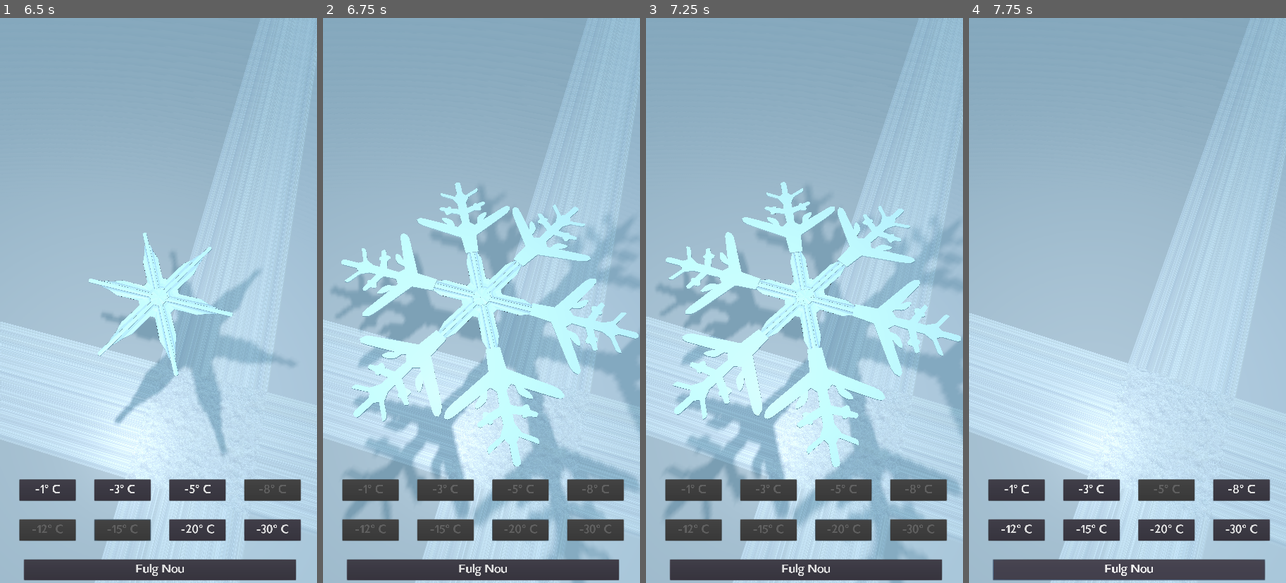
Above: before the commit, frames 1-4 (left to right).
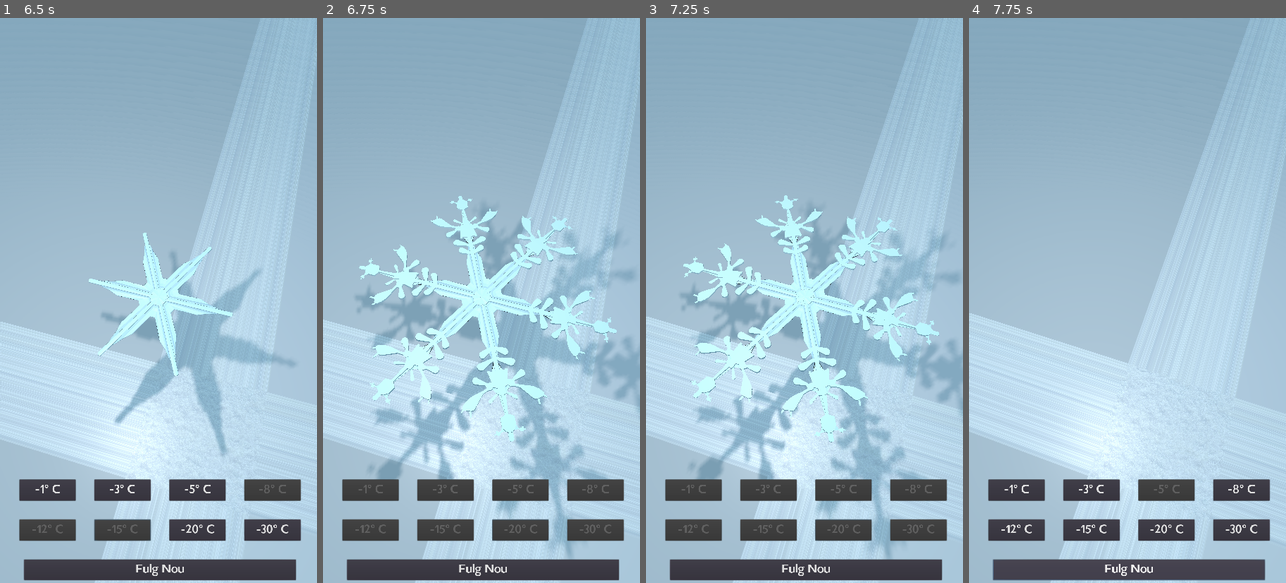
Above: after the commit, the same moments.

Repository: szabotudor/snowflake
Game: Godot game, scene res://Scenes/Control.tscn
The game is run twice, just before and just after one commit, with the same random seed, the same clock (stepped at 60 frames per second) and the same inputs.
Inputs:
- Up to frame 1 (6.5 s): click "-1° C" at 0.5 s; click "-3° C" at 1.25 s; click "Fulg Nou" at 2 s; click "-8° C" at 2.75 s; click "-12° C" at 3.5 s; click "-5° C" at 4.25 s; click "Fulg Nou" at 5 s; click "-15° C" at 5.75 s
- Up to frame 2 (6.75 s): click "-20° C" at 6.5 s
- Up to frame 3 (7.25 s): no input
- Up to frame 4 (7.75 s): click "Fulg Nou" at 7.25 s

Frame 1 is identical in both runs. In frame 2, 14% of the frame differs, in the area x 2-100%, y 29-100%; in frame 3, 13%; in frame 4, nothing differs.

Commit message:
Schimbat modelul si scena importata ramura -20 C

Diff:
--- a/Modele/import/ramura-1-20.tscn
+++ b/Modele/import/ramura-1-20.tscn
@@ -12,6 +12,6 @@
 script = ExtResource( 2 )
 
 [node name="MeshInstance" type="MeshInstance" parent="."]
-transform = Transform( -1, 0, -8.74228e-08, 0, 1, 0, 8.74228e-08, 0, -1, 0, 0, 0 )
+transform = Transform( -2, 0, -1.74846e-07, 0, 1, 0, 1.74846e-07, 0, -2, 0, 0, 0 )
 mesh = ExtResource( 1 )
 material/0 = SubResource( 1 )
Not shown, added: Modele/raw/ramura-1-20_baza-1-3-15-20.mtl
Not shown, changed: Modele/raw/ramura-1-20_baza-1-3-15-20.obj
